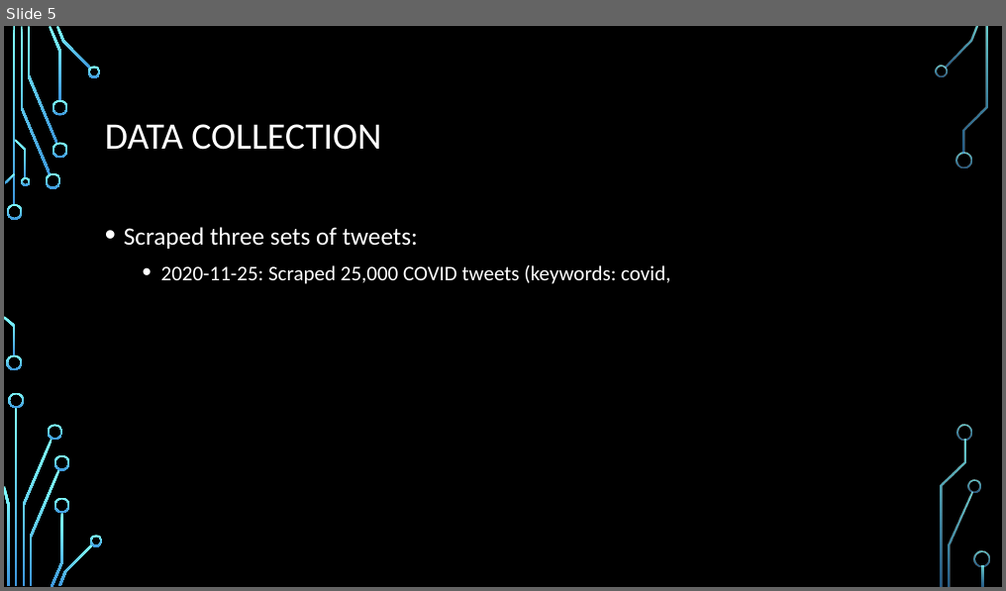
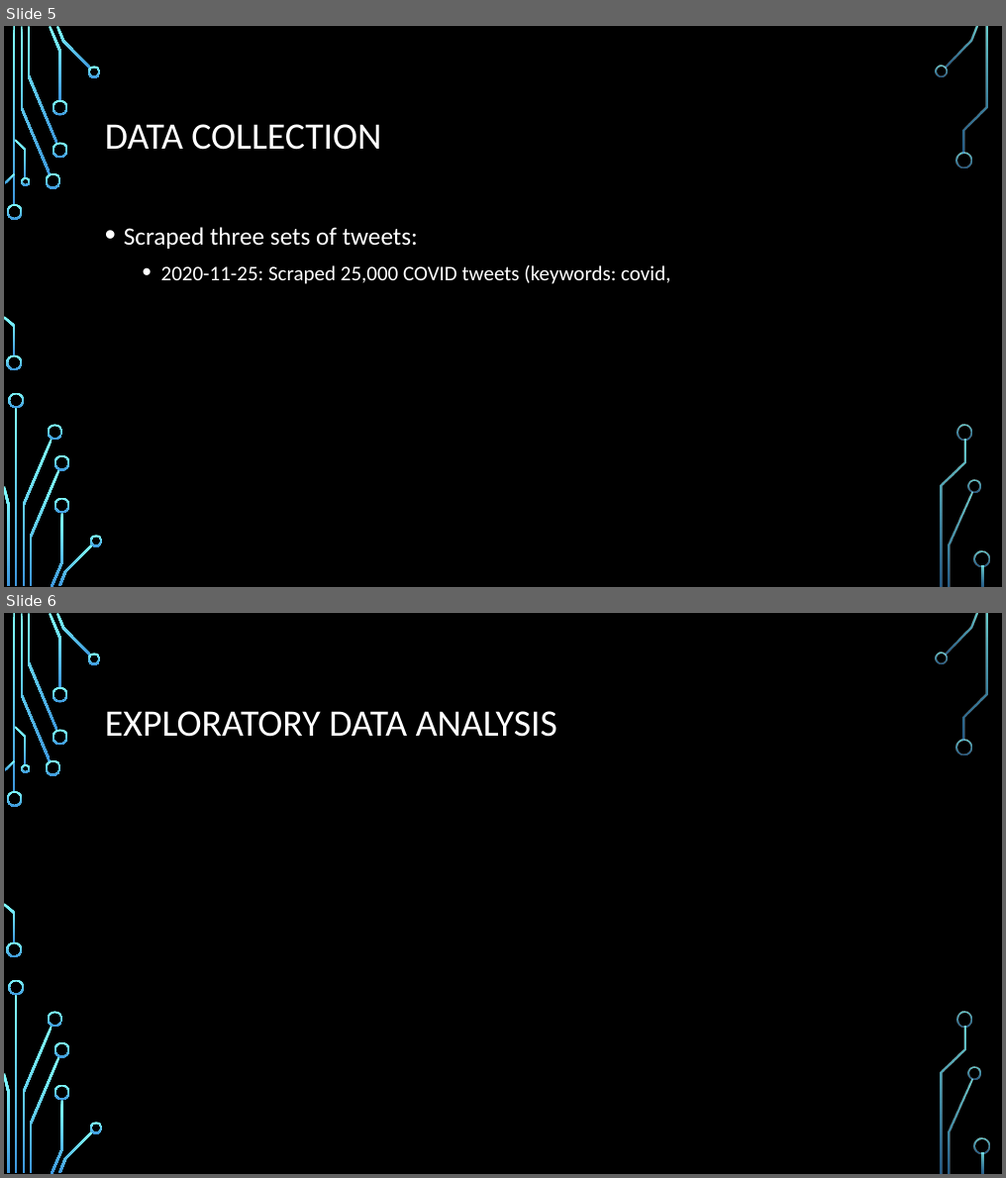
Before and after one commit to ngandhi01/TextMining, a slide deck: media/research_updates_2020-12-02.pptx. Shown one above the other, each under a label of ours: slide 5 before the commit, slides 5 and 6 after it. The pictures are 1006x591 and 1006x1178 pixels, drawn with LibreOffice and Linux fonts; fonts in the diff are those of the drawing; background and template pictures are left out. Boxes give left, top, right and bottom in pixels: in the first picture for what was removed or moved away, otherwise in the second. Text is boxed around its words. In the diff, an @@ line names an element or a change of style, - is before the commit and + after.

```diff
--- a/media/research_updates_2020-12-02.pptx
+++ b/media/research_updates_2020-12-02.pptx
@@ slide 6 added at <box>4,613,1002,1174</box>, background picture (left out); not listed: 36 template elements that a slide beside it also shows @@
@@ title added at <box>105,711,557,737</box>, 36 pt, text #FFFFFF @@
+EXPLORATORY DATA ANALYSIS
```
Also in this commit, not shown: 1 slide changed, 3 other slides added, 1 slide removed, 11 other files.
